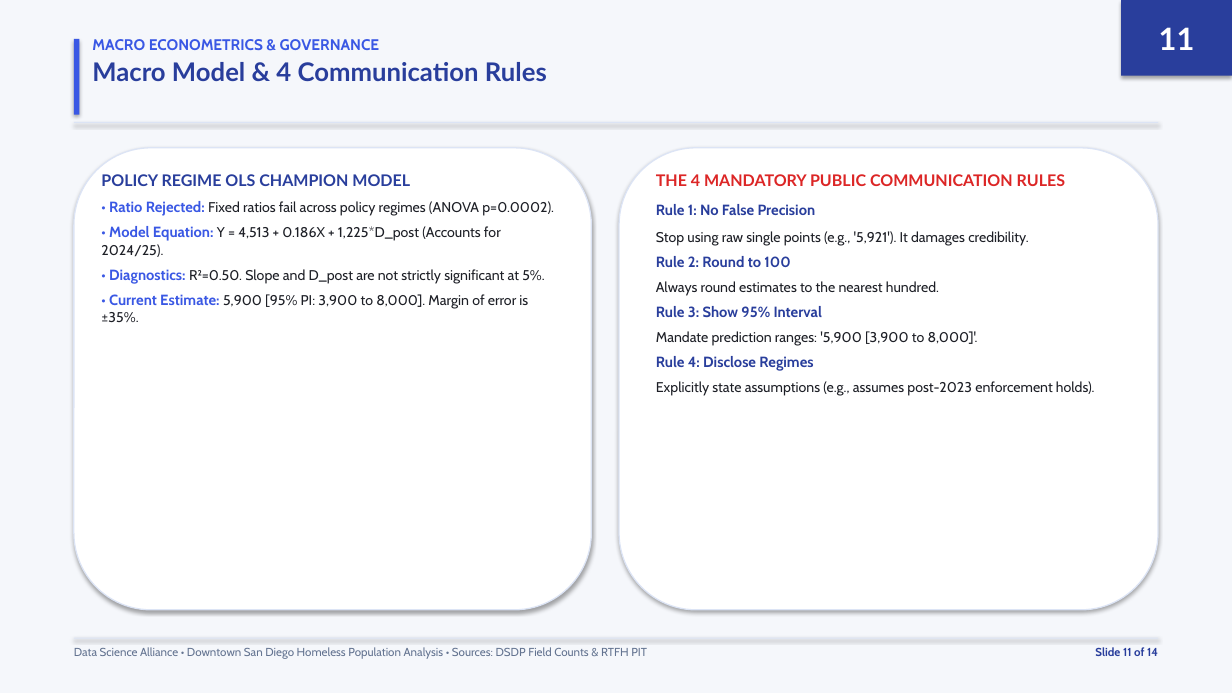
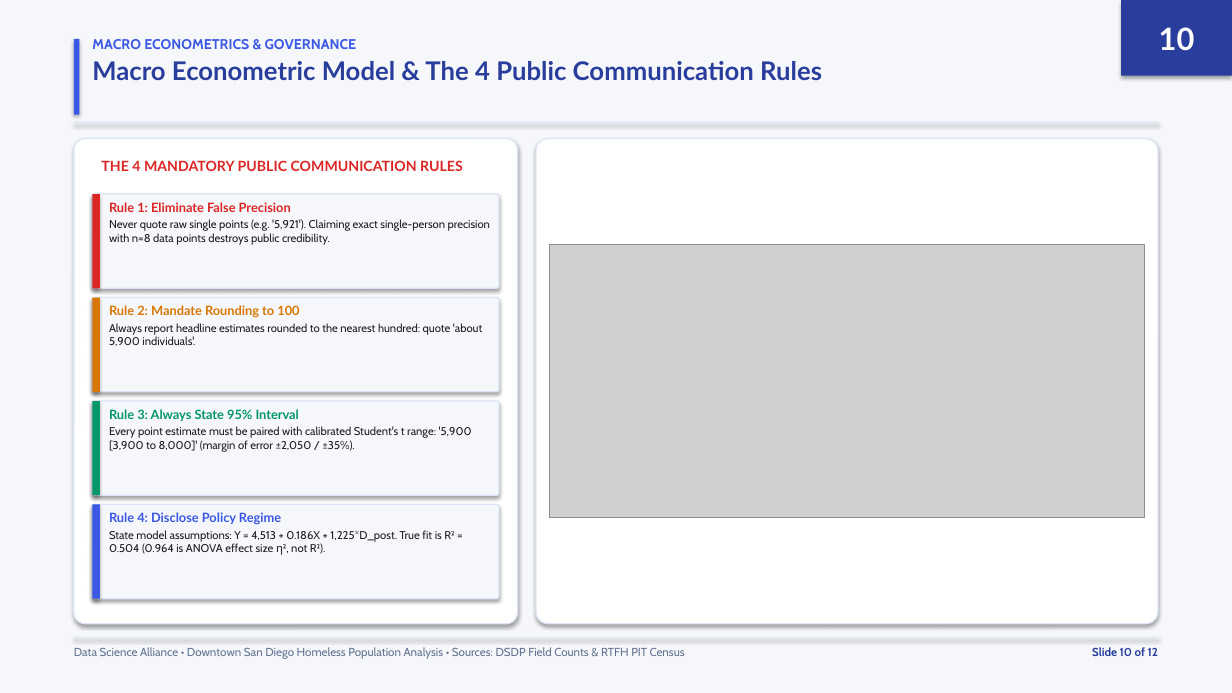
Before and after one commit to CapMorningStar/Downtown-Homeless-Analysis, a slide deck: slide 10 of Assignment9_StrategicSynthesis.pptx (slide 11 before the commit). Drawn at 1232x693 pixels with LibreOffice and Linux fonts; fonts in the diff are those of the drawing; grey boxes stand for pictures. Boxes give left, top, right and bottom in pixels: in the first picture for what was removed or moved away, otherwise in the second. Text is boxed around its words. In the diff, an @@ line names an element or a change of style, - is before the commit and + after.

Commit message:
chore: calibrate Tab 5 OLS SE_pred and sync 12-slide presentation decks

```diff
--- a/Assignment9_StrategicSynthesis.pptx
+++ b/Assignment9_StrategicSynthesis.pptx
@@ text in rectangle at bbox=[1159, 27, 1195, 51]: text changed @@
-11
+10
@@ text at bbox=[92, 39, 357, 49]: size 12 to 11 pt in "MACRO ECONOMETRICS & GOVERNANCE" @@
@@ text at bbox=[92, 61, 822, 80]: text changed @@
-Macro Model & 4 Communication Rules
+Macro Econometric Model & The 4 Public Communication Rules
@@ rounded rectangle: place and size @@
-rounded rectangle at bbox=[74, 148, 592, 610]
+rounded rectangle at bbox=[74, 139, 518, 624]
@@ rounded rectangle at bbox=[74, 139, 518, 624]: proportions changed @@
@@ rounded rectangle at bbox=[536, 139, 1158, 624]: proportions changed @@
@@ rounded rectangle: place and size @@
-rounded rectangle at bbox=[619, 148, 1158, 610]
+rounded rectangle at bbox=[536, 139, 1158, 624]
@@ text removed at bbox=[101, 174, 554, 322] @@
-POLICY REGIME OLS CHAMPION MODEL
-• Ratio Rejected: Fixed ratios fail across policy regimes (ANOVA p=0.0002).
-• Model Equation: Y = 4,513 + 0.186X + 1,225*D_post (Accounts for 2024/25).
-• Diagnostics: R²=0.50. Slope and D_post are not strictly significant at 5%.
-• Current Estimate: 5,900 [95% PI: 3,900 to 8,000]. Margin of error is ±35%.
@@ text added at bbox=[101, 160, 463, 171], 11 pt, text #DC2626, bold @@
+THE 4 MANDATORY PUBLIC COMMUNICATION RULES
@@ text removed at bbox=[656, 174, 1095, 396] @@
-THE 4 MANDATORY PUBLIC COMMUNICATION RULES
-Rule 1: No False Precision
-Stop using raw single points (e.g., '5,921'). It damages credibility.
-Rule 2: Round to 100
-Always round estimates to the nearest hundred.
-Rule 3: Show 95% Interval
-Mandate prediction ranges: '5,900 [3,900 to 8,000]'.
-Rule 4: Disclose Regimes
-Explicitly state assumptions (e.g., assumes post-2023 enforcement holds).
@@ rounded rectangle added at bbox=[92, 194, 499, 288], fill #F5F7FB, outline #DCE4F5 1 pt @@
@@ rectangle added at bbox=[92, 194, 100, 288], fill #DC2626 @@
@@ text added at bbox=[109, 202, 490, 245], 8.8 pt, text #1D1F26 @@
+Rule 1: Eliminate False Precision
+Never quote raw single points (e.g. '5,921'). Claiming exact single-person precision with n=8 data points destroys public credibility.
@@ picture added at bbox=[550, 245, 1144, 518] @@
@@ rounded rectangle added at bbox=[92, 298, 499, 392], fill #F5F7FB, outline #DCE4F5 1 pt @@
@@ rectangle added at bbox=[92, 298, 100, 392], fill #D97706 @@
@@ text added at bbox=[109, 305, 482, 346], 8.8 pt, text #1D1F26 @@
+Rule 2: Mandate Rounding to 100
+Always report headline estimates rounded to the nearest hundred: quote 'about 5,900 individuals'.
@@ rounded rectangle added at bbox=[92, 401, 499, 495], fill #F5F7FB, outline #DCE4F5 1 pt @@
@@ rectangle added at bbox=[92, 401, 100, 495], fill #059669 @@
@@ text added at bbox=[109, 409, 472, 452], 8.8 pt, text #1D1F26 @@
+Rule 3: Always State 95% Interval
+Every point estimate must be paired with calibrated Student's t range: '5,900 [3,900 to 8,000]' (margin of error ±2,050 / ±35%).
@@ rounded rectangle added at bbox=[92, 505, 499, 599], fill #F5F7FB, outline #DCE4F5 1 pt @@
@@ rectangle added at bbox=[92, 505, 100, 599], fill #3A58E4 @@
@@ text added at bbox=[109, 512, 454, 554], 8.8 pt, text #1D1F26 @@
+Rule 4: Disclose Policy Regime
+State model assumptions: Y = 4,513 + 0.186X + 1,225*D_post. True fit is R² = 0.504 (0.964 is ANOVA effect size η², not R²).
@@ text at bbox=[74, 647, 685, 659]: text changed @@
-Data Science Alliance • Downtown San Diego Homeless Population Analysis • Sources: DSDP Field Counts & RTFH PIT
+Data Science Alliance • Downtown San Diego Homeless Population Analysis • Sources: DSDP Field Counts & RTFH PIT Census
@@ text at bbox=[1092, 647, 1158, 656]: text changed @@
-Slide 11 of 14
+Slide 10 of 12
```
Also in this commit, not shown: 5 other slides changed, 6 slides added, 8 slides removed, 11 other files.
